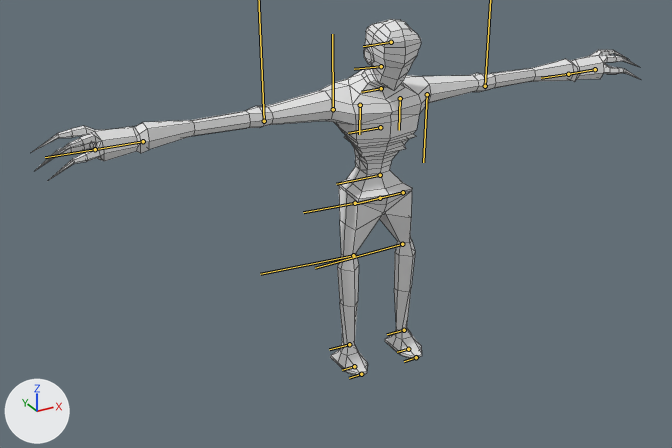
An edit to the FBX model Animation/EnemyRoarAnim.fbx, drawn before and after from the same camera.
One viewpoint serves both versions: a 50 mm lens placed at (-3.11, -4.97, 3.59), pointed at (-0.48, -0.2, 1.2). Every picture has the same lights, and +X, +Y and +Z are marked at lower left. The first picture is the older version. The bones that bend it are drawn over the model as lines. Mesh edges are drawn as thin lines.

The first picture shows 'Creature'.
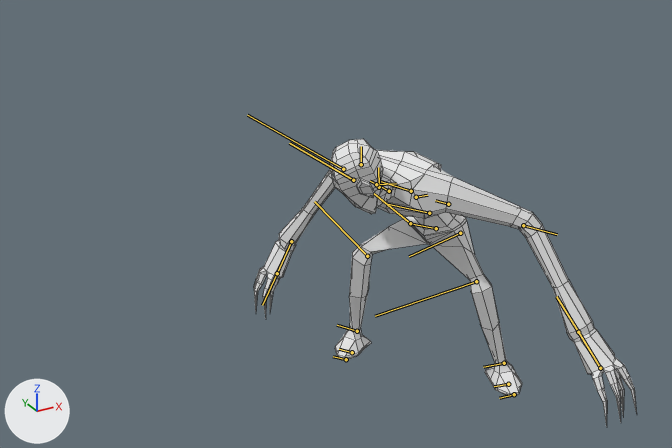
The newer file adds an action. The first version stands in its rest pose; the second is drawn at frame 68 of the action 'EnemyCharacDefined_Take_2|EnemyCharacDefined_Take_2:BaseAnimation'.

Scene script edits in JSON lines:
```json
{"block": "bone_joint1", "where": "bone_joint1 = bpy.data.objects['Armature'].pose.bones['joint1']"}
{"op": "set", "path": "bone_joint1.location", "old": "(0.0, 0.0, 0.0)", "new": "(-20.4, -29.6, 24.2)"}
{"op": "set", "path": "bone_joint1.rotation_quaternion", "old": "(1.0, 0.0, 0.0, 0.0)", "new": "(0.831, -0.49, -0.212, 0.156)", "note": "degrees (0, 0, 0) -> degrees (-64, -11, 28)"}
{"block": "bone_joint2", "where": "bone_joint2 = bpy.data.objects['Armature'].pose.bones['joint2']  # child of 'joint1'"}
{"op": "set", "path": "bone_joint2.rotation_quaternion", "old": "(1.0, 0.0, 0.0, 0.0)", "new": "(0.993, -0.023, -0.119, 0.007)", "note": "degrees (0, 0, 0) -> degrees (-3, -14, 1)"}
{"block": "bone_joint3", "where": "bone_joint3 = bpy.data.objects['Armature'].pose.bones['joint3']  # child of 'joint2'"}
{"op": "set", "path": "bone_joint3.rotation_quaternion", "old": "(1.0, 0.0, 0.0, 0.0)", "new": "(0.971, -0.043, -0.237, 0.013)", "note": "degrees (0, 0, 0) -> degrees (-6, -27, 3)"}
{"block": "bone_joint4", "where": "bone_joint4 = bpy.data.objects['Armature'].pose.bones['joint4']  # child of 'joint3'"}
{"op": "set", "path": "bone_joint4.rotation_quaternion", "old": "(1.0, 0.0, 0.0, 0.0)", "new": "(0.99, -0.078, 0.1, -0.06)", "note": "degrees (0, 0, 0) -> degrees (-10, 11, -8)"}
{"block": "bone_joint5", "where": "bone_joint5 = bpy.data.objects['Armature'].pose.bones['joint5']  # child of 'joint4'"}
{"op": "set", "path": "bone_joint5.rotation_quaternion", "old": "(1.0, 0.0, 0.0, 0.0)", "new": "(0.83, -0.391, 0.321, 0.235)", "note": "degrees (0, 0, 0) -> degrees (-45, 46, 12)"}
{"block": "bone_joint12", "where": "bone_joint12 = bpy.data.objects['Armature'].pose.bones['joint12']  # child of 'joint3'"}
{"op": "set", "path": "bone_joint12.rotation_quaternion", "old": "(1.0, 0.0, 0.0, 0.0)", "new": "(0.996, -0.029, -0.055, 0.058)", "note": "degrees (0, 0, 0) -> degrees (-4, -6, 7)"}
{"block": "bone_joint13", "where": "bone_joint13 = bpy.data.objects['Armature'].pose.bones['joint13']  # child of 'joint12'"}
{"op": "set", "path": "bone_joint13.rotation_quaternion", "old": "(1.0, 0.0, 0.0, 0.0)", "new": "(0.921, 0.202, -0.087, -0.322)", "note": "degrees (0, 0, 0) -> degrees (25, -2, -39)"}
{"block": "bone_joint14", "where": "bone_joint14 = bpy.data.objects['Armature'].pose.bones['joint14']  # child of 'joint13'"}
{"op": "set", "path": "bone_joint14.rotation_quaternion", "old": "(1.0, 0.0, 0.0, 0.0)", "new": "(0.852, -0.007, 0.523, 0.003)", "note": "degrees (0, 0, 0) -> degrees (-1, 63, 0)"}
{"block": "bone_joint15", "where": "bone_joint15 = bpy.data.objects['Armature'].pose.bones['joint15']  # child of 'joint14'"}
{"op": "set", "path": "bone_joint15.rotation_quaternion", "old": "(1.0, 0.0, 0.0, 0.0)", "new": "(0.979, 0.155, 0.101, 0.084)", "note": "degrees (0, 0, 0) -> degrees (19, 10, 11)"}
{"block": "bone_joint23", "where": "bone_joint23 = bpy.data.objects['Armature'].pose.bones['joint23']  # child of 'joint3'"}
{"op": "set", "path": "bone_joint23.rotation_quaternion", "old": "(1.0, 0.0, 0.0, 0.0)", "new": "(0.995, 0.001, -0.028, 0.099)", "note": "degrees (0, 0, 0) -> degrees (0, -3, 11)"}
{"block": "bone_joint24", "where": "bone_joint24 = bpy.data.objects['Armature'].pose.bones['joint24']  # child of 'joint23'"}
{"op": "set", "path": "bone_joint24.rotation_quaternion", "old": "(1.0, 0.0, 0.0, 0.0)", "new": "(0.97, -0.064, 0.047, 0.231)", "note": "degrees (0, 0, 0) -> degrees (-6, 7, 26)"}
{"block": "bone_joint25", "where": "bone_joint25 = bpy.data.objects['Armature'].pose.bones['joint25']  # child of 'joint24'"}
{"op": "set", "path": "bone_joint25.rotation_quaternion", "old": "(1.0, 0.0, 0.0, 0.0)", "new": "(0.92, -0.001, -0.391, 0.003)", "note": "degrees (0, 0, 0) -> degrees (0, -46, 1)"}
{"block": "bone_joint26", "where": "bone_joint26 = bpy.data.objects['Armature'].pose.bones['joint26']  # child of 'joint25'"}
{"op": "set", "path": "bone_joint26.rotation_quaternion", "old": "(1.0, 0.0, 0.0, 0.0)", "new": "(0.921, -0.009, 0.38, 0.084)", "note": "degrees (0, 0, 0) -> degrees (4, 45, 12)"}
{"block": "bone_joint16", "where": "bone_joint16 = bpy.data.objects['Armature'].pose.bones['joint16']  # child of 'joint1'"}
{"op": "set", "path": "bone_joint16.rotation_quaternion", "old": "(1.0, 0.0, 0.0, 0.0)", "new": "(0.665, 0.105, 0.715, 0.188)", "note": "degrees (0, 0, 0) -> degrees (96, 66, 103)"}
{"block": "bone_joint17", "where": "bone_joint17 = bpy.data.objects['Armature'].pose.bones['joint17']  # child of 'joint16'"}
{"op": "set", "path": "bone_joint17.rotation_quaternion", "old": "(1.0, 0.0, 0.0, 0.0)", "new": "(0.818, 0.056, -0.572, 0.008)", "note": "degrees (0, 0, 0) -> degrees (14, -70, -8)"}
{"block": "bone_joint18", "where": "bone_joint18 = bpy.data.objects['Armature'].pose.bones['joint18']  # child of 'joint17'"}
{"op": "set", "path": "bone_joint18.rotation_quaternion", "old": "(1.0, 0.0, 0.0, 0.0)", "new": "(0.959, -0.267, 0.051, -0.084)", "note": "degrees (0, 0, 0) -> degrees (-31, 3, -11)"}
{"block": "bone_joint19", "where": "bone_joint19 = bpy.data.objects['Armature'].pose.bones['joint19']  # child of 'joint1'"}
{"op": "set", "path": "bone_joint19.rotation_quaternion", "old": "(1.0, 0.0, 0.0, 0.0)", "new": "(0.738, -0.172, 0.599, -0.261)", "note": "degrees (0, 0, 0) -> degrees (-68, 53, -76)"}
{"block": "bone_joint20", "where": "bone_joint20 = bpy.data.objects['Armature'].pose.bones['joint20']  # child of 'joint19'"}
{"op": "set", "path": "bone_joint20.rotation_quaternion", "old": "(1.0, 0.0, 0.0, 0.0)", "new": "(0.842, -0.099, -0.527, 0.054)", "note": "degrees (0, 0, 0) -> degrees (-28, -61, 24)"}
{"block": "bone_joint21", "where": "bone_joint21 = bpy.data.objects['Armature'].pose.bones['joint21']  # child of 'joint20'"}
{"op": "set", "path": "bone_joint21.rotation_quaternion", "old": "(1.0, 0.0, 0.0, 0.0)", "new": "(0.991, -0.069, 0.031, 0.112)", "note": "degrees (0, 0, 0) -> degrees (-8, 4, 13)"}
```

Boxes (x1, y1, x2, y2) around the edits, measured in the pictures (672 x 448 px):
```json
{"object": "Creature", "change": "posed", "before": [32, 19, 639, 376], "after": [254, 139, 637, 427], "on screen": "37% narrower, 19% shorter"}
{"bone": "joint1", "before": "(380, 198) to (357, 203)", "after": "(436, 228) to (412, 224)"}
{"bone": "joint2", "before": "(380, 175) to (336, 184)", "after": "(429, 213) to (387, 204)"}
{"bone": "joint3", "before": "(380, 127) to (348, 133)", "after": "(411, 191) to (381, 181)"}
{"bone": "joint4", "before": "(381, 88) to (361, 92)", "after": "(389, 191) to (370, 181)"}
{"bone": "joint5", "before": "(381, 66) to (354, 69)", "after": "(379, 187) to (378, 167)"}
{"bone": "joint12", "before": "(360, 105) to (359, 134)", "after": "(376, 184) to (396, 183)"}
{"bone": "joint13", "before": "(333, 109) to (332, 34)", "after": "(353, 180) to (289, 143)"}
{"bone": "joint15", "before": "(143, 141) to (95, 149)", "after": "(291, 241) to (277, 273)"}
{"bone": "joint23", "before": "(400, 98) to (399, 130)", "after": "(416, 197) to (427, 195)"}
{"bone": "joint24", "before": "(427, 94) to (423, 162)", "after": "(448, 204) to (435, 200)"}
{"bone": "joint26", "before": "(568, 74) to (541, 78)", "after": "(578, 332) to (556, 296)"}
{"bone": "joint16", "before": "(355, 203) to (303, 212)", "after": "(410, 223) to (374, 193)"}
{"bone": "joint17", "before": "(353, 255) to (260, 274)", "after": "(367, 256) to (314, 201)"}
{"bone": "joint18", "before": "(349, 344) to (329, 349)", "after": "(357, 331) to (337, 325)"}
{"bone": "joint19", "before": "(403, 192) to (354, 204)", "after": "(460, 233) to (409, 256)"}
{"bone": "joint20", "before": "(402, 244) to (315, 268)", "after": "(476, 281) to (375, 316)"}
{"bone": "joint21", "before": "(404, 330) to (387, 334)", "after": "(504, 363) to (483, 367)"}
```
